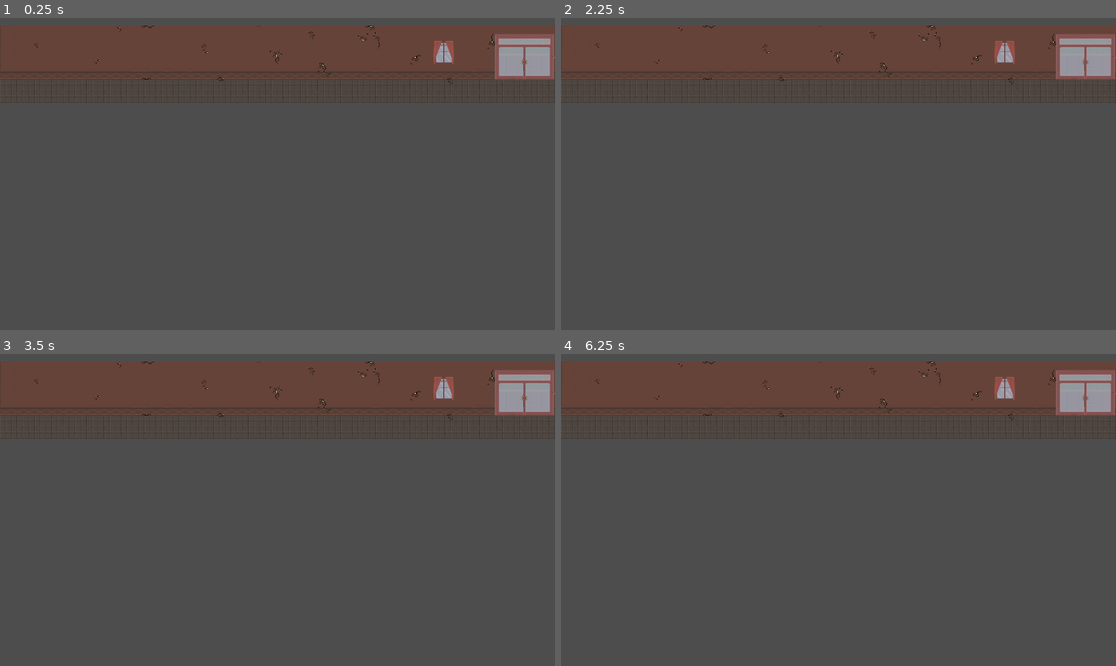
Above: before the commit, frames 1-4 (two rows, left to right).
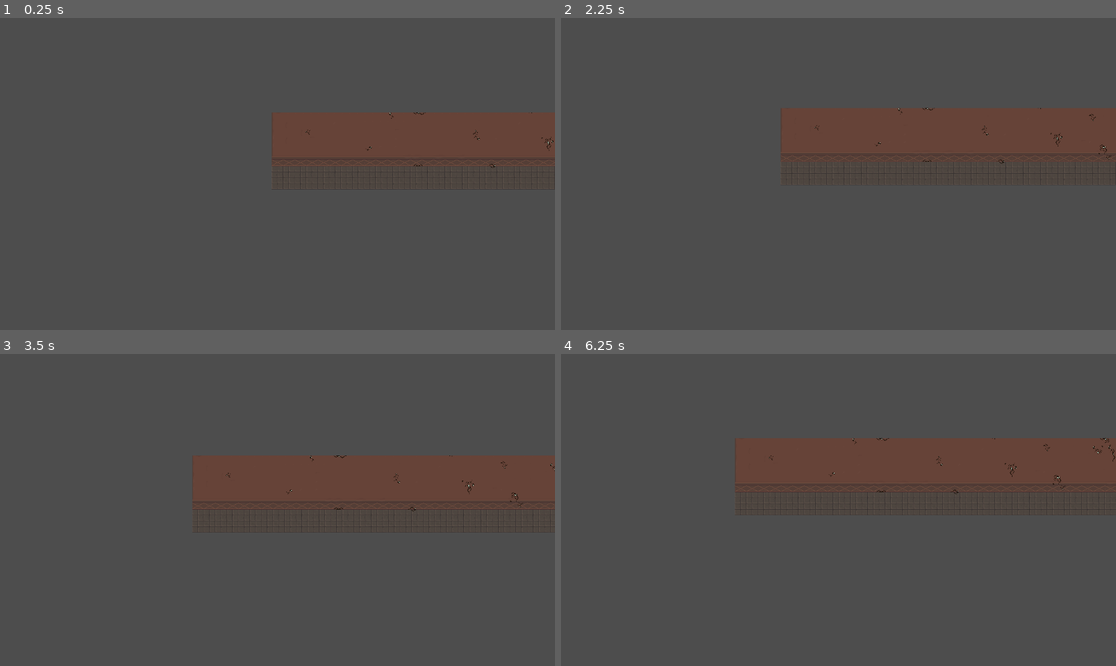
Above: after the commit, the same moments.

Repository: eRues/The-Great-Disappearance-of-Jamie-Finch
Game: Godot game, scene res://Areas/1st_floor_hallway.tscn
The game is run twice, just before and just after one commit, with the same random seed, the same clock (stepped at 60 frames per second) and the same inputs. This scene is started directly instead of the project's main scene.
Inputs (mouse positions are in pixels of both pictures, inside the frame that each line leads up to):
- Up to frame 1 (0.25 s): no input
- Up to frame 2 (2.25 s): tap Enter at 0.5, 2 s; move the mouse to (960, 158) at 0.52 s; hold D (right) 0.53-1.28 s; tap E (open) at 0.6, 2.1 s; tap Space (space) at 1.25, 1.35 s; move the mouse to (727, 189) at 1.27 s; hold S (down) 1.28-2.03 s; move the mouse to (894, 105) at 2.02 s; hold D (right) from 2.03 s (still down)
- Up to frame 3 (3.5 s): move the mouse to (249, 572) at 2.77 s; release D (right) at 2.78 s; hold W (up) from 2.78 s (still down); tap Space (space) at 2.85 s
- Up to frame 4 (6.25 s): tap Space (space) at 3.5, 4.35, 5, 5.85 s; move the mouse to (1005, 556) at 3.52 s; release W (up) at 3.53 s; hold A (left) 3.53-5.03 s; tap E (open) at 3.6, 5.1 s; tap Enter at 4.25 s; move the mouse to (672, 463) at 4.27 s; move the mouse to (866, 510) at 5.02 s; hold S (down) 5.03-5.78 s; move the mouse to (755, 432) at 5.77 s; hold D (right) from 5.78 s (still down)

The runs differ from the first frame. In frame 1, 23% of the frame differs, in the area x 0-100%, y 2-54%; in frame 2, 24%; in frame 3, 25%; in frame 4, 25%, in the area x 0-100%, y 2-52%.

Commit message:
struggles

Diff:
--- /dev/null
+++ b/Areas/1_st_floor_hallway.gd
@@ -0,0 +1,9 @@
+extends Node2D
+
+func _ready() -> void:
+	pass
+
+
+func _on_area_2d_body_entered(_body: Node2D) -> void:
+	print("Transitioning")
+	pass # Replace with function body.
--- a/Areas/1st_floor_hallway.tscn
+++ b/Areas/1st_floor_hallway.tscn
@@ -1,6 +1,7 @@
-[gd_scene load_steps=6 format=3 uid="uid://0qqui53eq7lh"]
+[gd_scene load_steps=8 format=3 uid="uid://0qqui53eq7lh"]
 
 [ext_resource type="PackedScene" uid="uid://dbsi5g6n05p3v" path="res://Maps/hallway_map.tscn" id="1_6cnaf"]
+[ext_resource type="Script" uid="uid://fo4i2hndgbkd" path="res://Areas/1_st_floor_hallway.gd" id="1_s0xso"]
 [ext_resource type="Texture2D" uid="uid://73d6h7mux6gy" path="res://Assets/Map Assets/rock.png" id="2_oe33b"]
 [ext_resource type="PackedScene" uid="uid://dkk4ktwgy2gp3" path="res://character_open.tscn" id="3_4entq"]
 
@@ -11,7 +12,11 @@
 [sub_resource type="GradientTexture1D" id="GradientTexture1D_oe33b"]
 gradient = SubResource("Gradient_6cnaf")
 
+[sub_resource type="RectangleShape2D" id="RectangleShape2D_4entq"]
+size = Vector2(50, 27)
+
 [node name="Node2D" type="Node2D"]
+script = ExtResource("1_s0xso")
 
 [node name="hallway_map" parent="." instance=ExtResource("1_6cnaf")]
 layer_0/tile_data = PackedInt32Array(524288, 1376259, 0, 589824, 1376259, 1, 655360, 1376259, 2, 524289, 1441795, 0, 58 …(22603 unchanged characters)…
@@ -41,3 +46,12 @@
 offset_right = 117.0
 offset_bottom = 176.0
 texture = ExtResource("2_oe33b")
+
+[node name="Area2D" type="Area2D" parent="."]
+position = Vector2(1714, 135)
+
+[node name="CollisionShape2D" type="CollisionShape2D" parent="Area2D"]
+position = Vector2(70, 53.5)
+shape = SubResource("RectangleShape2D_4entq")
+
+[connection signal="body_entered" from="Area2D" to="." method="_on_area_2d_body_entered"]
--- a/ash_open.tscn
+++ b/ash_open.tscn
@@ -1,6 +1,7 @@
-[gd_scene load_steps=11 format=3 uid="uid://csqh2fdm350yi"]
+[gd_scene load_steps=12 format=3 uid="uid://csqh2fdm350yi"]
 
 [ext_resource type="Texture2D" uid="uid://cc2lifnxwuigr" path="res://Assets/Player Characters/Ashton/Ashton_v3.png" id="1_7a2g2"]
+[ext_resource type="Script" uid="uid://byjsc78i3ovpw" path="res://camera_2d.gd" id="2_h44fk"]
 
 [sub_resource type="CircleShape2D" id="CircleShape2D_7a2g2"]
 radius = 6.0827627
@@ -37,6 +38,23 @@
 "values": [0]
 }
 
+[sub_resource type="Animation" id="Animation_k3hlx"]
+resource_name = "idle_side"
+length = 0.29
+loop_mode = 1
+tracks/0/type = "value"
+tracks/0/imported = false
+tracks/0/enabled = true
+tracks/0/path = NodePath("Sprite2D:frame")
+tracks/0/interp = 1
+tracks/0/loop_wrap = true
+tracks/0/keys = {
+"times": PackedFloat32Array(0),
+"transitions": PackedFloat32Array(1),
+"update": 1,
+"values": [6]
+}
+
 [sub_resource type="Animation" id="Animation_m138k"]
 resource_name = "idle_up"
 length = 0.29
@@ -71,6 +89,23 @@
 "values": [1, 0, 2, 0]
 }
 
+[sub_resource type="Animation" id="Animation_yf02o"]
+resource_name = "walk_side"
+length = 1.07
+loop_mode = 1
+tracks/0/type = "value"
+tracks/0/imported = false
+tracks/0/enabled = true
+tracks/0/path = NodePath("Sprite2D:frame")
+tracks/0/interp = 1
+tracks/0/loop_wrap = true
+tracks/0/keys = {
+"times": PackedFloat32Array(0, 0.26666665, 0.53333336, 0.79999995),
+"transitions": PackedFloat32Array(1, 1, 1, 1),
+"update": 1,
+"values": [8, 6, 7, 6]
+}
+
 [sub_resource type="Animation" id="Animation_8yf0n"]
 resource_name = "walk_up"
 length = 1.07
@@ -86,40 +121,6 @@
 "transitions": PackedFloat32Array(1, 1, 1, 1),
 "update": 1,
 "values": [9, 10, 9, 11]
-}
-
-[sub_resource type="Animation" id="Animation_k3hlx"]
-resource_name = "idle_side"
-length = 0.29
-loop_mode = 1
-tracks/0/type = "value"
-tracks/0/imported = false
-tracks/0/enabled = true
-tracks/0/path = NodePath("Sprite2D:frame")
-tracks/0/interp = 1
-tracks/0/loop_wrap = true
-tracks/0/keys = {
-"times": PackedFloat32Array(0),
-"transitions": PackedFloat32Array(1),
-"update": 1,
-"values": [6]
-}
-
-[sub_resource type="Animation" id="Animation_yf02o"]
-resource_name = "walk_side"
-length = 1.07
-loop_mode = 1
-tracks/0/type = "value"
-tracks/0/imported = false
-tracks/0/enabled = true
-tracks/0/path = NodePath("Sprite2D:frame")
-tracks/0/interp = 1
-tracks/0/loop_wrap = true
-tracks/0/keys = {
-"times": PackedFloat32Array(0, 0.26666665, 0.53333336, 0.79999995),
-"transitions": PackedFloat32Array(1, 1, 1, 1),
-"update": 1,
-"values": [8, 6, 7, 6]
 }
 
 [sub_resource type="AnimationLibrary" id="AnimationLibrary_h44fk"]
@@ -148,3 +149,6 @@
 libraries = {
 &"": SubResource("AnimationLibrary_h44fk")
 }
+
+[node name="Camera2D" type="Camera2D" parent="."]
+script = ExtResource("2_h44fk")
--- /dev/null
+++ b/camera_2d.gd
@@ -0,0 +1 @@
+extends Camera2D
--- a/character_open.tscn
+++ b/character_open.tscn
@@ -46,6 +46,7 @@
 text = "Interact"
 
 [node name="InventoryUI" type="CanvasLayer" parent="."]
+visible = false
 
 [node name="Inventory_UI" parent="InventoryUI" instance=ExtResource("10_26enf")]
 offset_left = -4.0
--- a/project.godot
+++ b/project.godot
@@ -19,6 +19,7 @@
 
 Global="*res://global.gd"
 InventoryAutoload="*res://inventory_autoload.gd"
+SceneTransition="*res://scene_transition.gd"
 
 [global_group]
 
--- /dev/null
+++ b/scene_transition.gd
@@ -0,0 +1,9 @@
+extends CanvasLayer
+
+@onready var animation_player: AnimationPlayer = $AnimationPlayer
+
+func change_scene(target_scene: String) -> void:
+	animation_player.play("fade")
+	await animation_player.animation_finished
+	get_tree().change_scene_to_file(target_scene)
+	animation_player.play_backwards("fade")
--- /dev/null
+++ b/scene_transition.tscn
@@ -0,0 +1,53 @@
+[gd_scene load_steps=5 format=3 uid="uid://b1jvmyi04ftqs"]
+
+[ext_resource type="Script" uid="uid://co36urm25b3aq" path="res://scene_transition.gd" id="1_jiq3i"]
+
+[sub_resource type="Animation" id="Animation_y04pd"]
+length = 0.001
+tracks/0/type = "value"
+tracks/0/imported = false
+tracks/0/enabled = true
+tracks/0/path = NodePath("ColorRect:color")
+tracks/0/interp = 1
+tracks/0/loop_wrap = true
+tracks/0/keys = {
+"times": PackedFloat32Array(0),
+"transitions": PackedFloat32Array(1),
+"update": 0,
+"values": [Color(0, 0, 0, 0)]
+}
+
+[sub_resource type="Animation" id="Animation_8wy4y"]
+resource_name = "fade"
+length = 0.7
+tracks/0/type = "value"
+tracks/0/imported = false
+tracks/0/enabled = true
+tracks/0/path = NodePath("ColorRect:color")
+tracks/0/interp = 1
+tracks/0/loop_wrap = true
+tracks/0/keys = {
+"times": PackedFloat32Array(0.033333335, 0.7),
+"transitions": PackedFloat32Array(1, 1),
+"update": 0,
+"values": [Color(0, 0, 0, 0), Color(0, 0, 0, 1)]
+}
+
+[sub_resource type="AnimationLibrary" id="AnimationLibrary_2b3ff"]
+_data = {
+&"RESET": SubResource("Animation_y04pd"),
+&"fade": SubResource("Animation_8wy4y")
+}
+
+[node name="scene_transition" type="CanvasLayer"]
+script = ExtResource("1_jiq3i")
+
+[node name="ColorRect" type="ColorRect" parent="."]
+offset_right = 1365.0
+offset_bottom = 825.0
+color = Color(0, 0, 0, 0)
+
+[node name="AnimationPlayer" type="AnimationPlayer" parent="."]
+libraries = {
+&"": SubResource("AnimationLibrary_2b3ff")
+}
Not shown, added: Areas/1_st_floor_hallway.gd.uid
Not shown, added: camera_2d.gd.uid
Not shown, added: scene_transition.gd.uid
